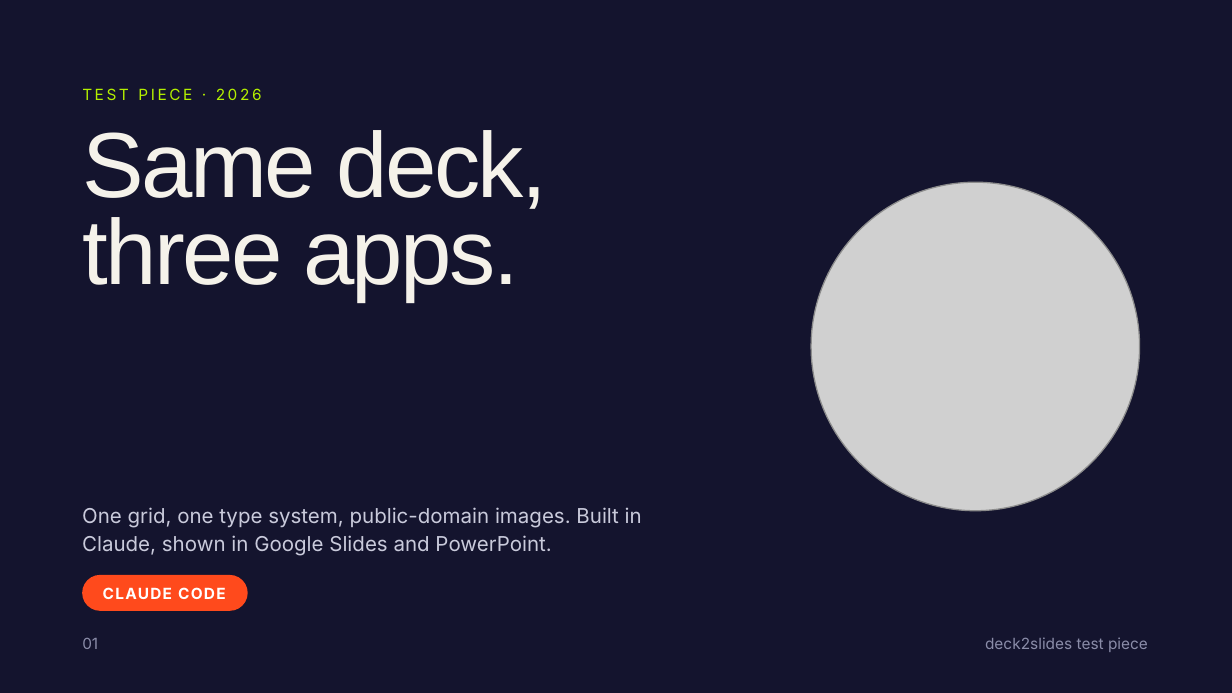
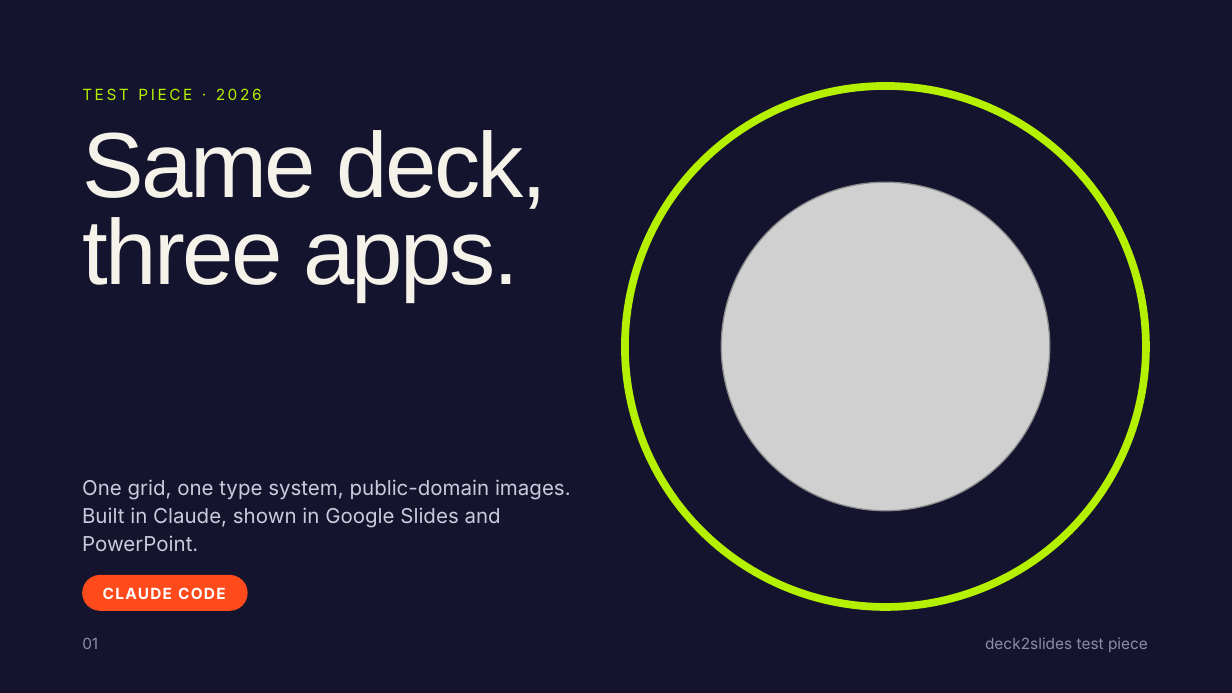
Before and after one commit to danielsamson/deck2slides, a slide deck: slide 1 of examples/five-page/five-page.pptx. Drawn at 1232x693 pixels with LibreOffice and Linux fonts; fonts in the diff are those of the drawing; grey boxes stand for pictures. Boxes give left, top, right and bottom in pixels: in the first picture for what was removed or moved away, otherwise in the second. Text is boxed around its words. In the diff, an @@ line names an element or a change of style, - is before the commit and + after.

```diff
--- a/examples/five-page/five-page.pptx
+++ b/examples/five-page/five-page.pptx
@@ ellipse added at (x1=625, y1=86, x2=1146, y2=607), outline #B4F000 4.5 pt @@
@@ picture moved from (x1=811, y1=182, x2=1140, y2=511) to (x1=721, y1=182, x2=1050, y2=511) @@
@@ text "One grid, one type system, ..." rewrapped from (x1=82, y1=507, x2=642, y2=556) to (x1=82, y1=479, x2=571, y2=551) @@
```
Also in this commit, not shown: 17 other files.
